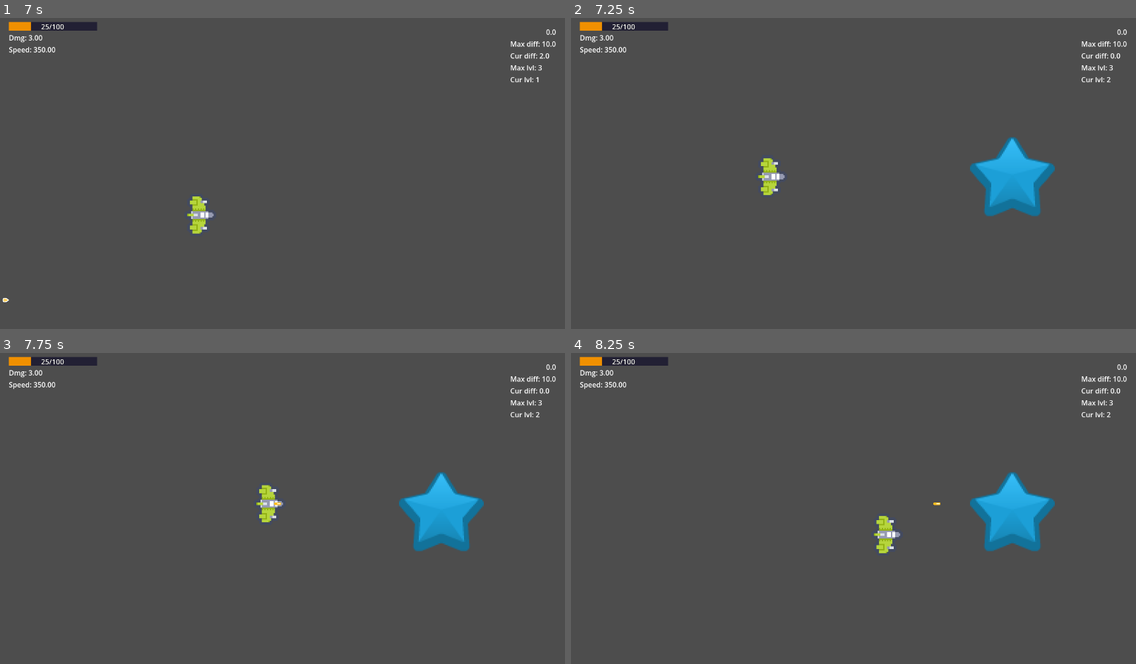
Above: before the commit, frames 1-4 (two rows, left to right).
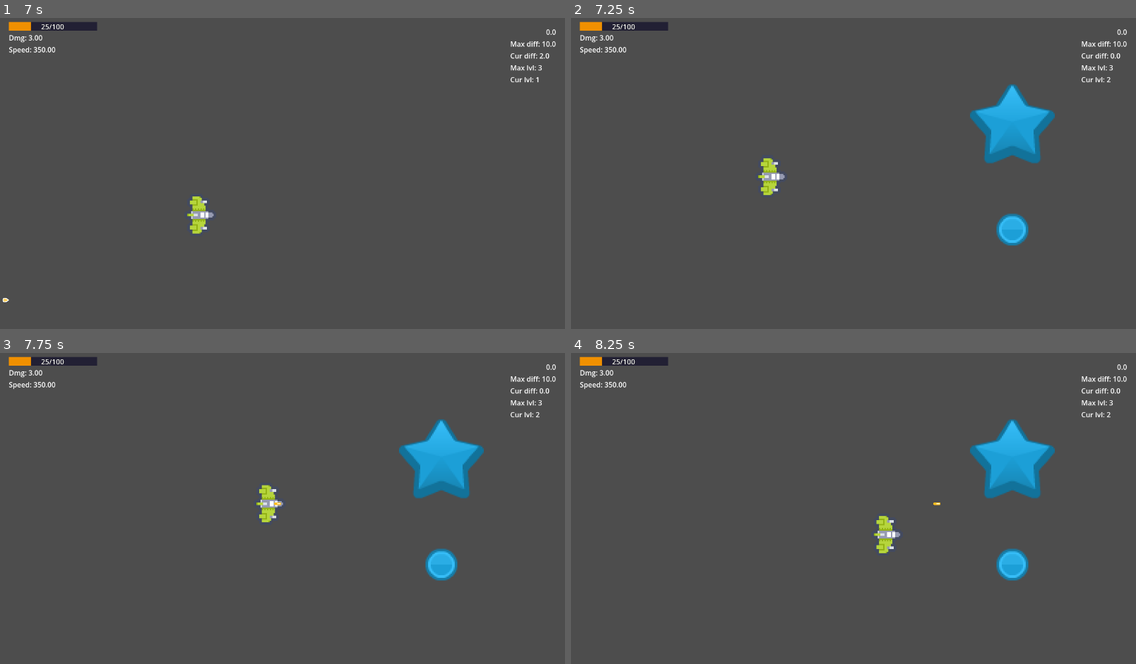
Above: after the commit, the same moments.

Repository: WilsonRyan/AstralCombat.exe
Game: Godot game, scene res://Scenes/Menus/MainMenu/MainMenu.tscn
The game is run twice, just before and just after one commit, with the same random seed, the same clock (stepped at 60 frames per second) and the same inputs.
Inputs:
- Up to frame 1 (7 s): tap Enter (enter) at 0.5, 0.6, 2.1, 3.6, 5.1, 6.6 s; hold D (ship-right) 0.53-1.28 s; hold S (ship-down) 1.28-2.03 s; tap J (ship-shoot) every 1.5 s from 1.35 to 5.85 s; hold D (ship-right) 2.03-2.78 s; hold W (ship-up) 2.78-3.53 s; hold A (ship-left) 3.53-5.03 s; hold S (ship-down) 5.03-5.78 s; hold D (ship-right) 5.78-6.53 s; hold W (ship-up) from 6.53 s (still down)
- Up to frame 2 (7.25 s): keep holding W (ship-up)
- Up to frame 3 (7.75 s): release W (ship-up) at 7.28 s; hold D (ship-right) from 7.28 s (still down); tap J (ship-shoot) at 7.35 s
- Up to frame 4 (8.25 s): release D (ship-right) at 8.03 s; hold S (ship-down) from 8.03 s (still down); tap Enter (enter) at 8.1 s

Frame 1 is identical in both runs. In frame 2, 4.6% of the frame differs, in the area x 70-86%, y 21-74%; in frame 3, 4.6%; in frame 4, 4.6%.

Commit message:
Wave end spawns X number of distinct upgrades to pick from and all dequeue when the player selects one of them.

Diff:
--- a/Globals/SignalHub.gd
+++ b/Globals/SignalHub.gd
@@ -4,7 +4,7 @@
 
 signal on_create_player_bullet(pos: Vector2, speed_multi: float, dmg: float, bullet_type: PlayerBulletBase.BulletType)
 signal on_create_enemy_bullet(pos: Vector2, dir: Vector2, speed_multi: float, bullet_type: EnemyBulletBase.BulletType, dmg: float)
-signal on_create_level_complete_upgrade(pos: Vector2)
+signal on_create_level_complete_upgrades(amt: int)
 signal on_player_selects_upgrade(upgrade_type: Upgrade.UpgradeType, amt: float)
 signal on_player_hit(dmg: float)
 signal on_player_die()
@@ -20,8 +20,8 @@
 func emit_on_create_enemy_bullet(pos: Vector2, dir: Vector2, speed_multi: float, bullet_type: EnemyBulletBase.BulletType, dmg: float) -> void:
 	on_create_enemy_bullet.emit(pos, dir, speed_multi, bullet_type, dmg)
 
-func emit_on_create_level_complete_upgrade(pos: Vector2) -> void:
-	on_create_level_complete_upgrade.emit(pos)
+func emit_on_create_level_complete_upgrades(amt: int) -> void:
+	on_create_level_complete_upgrades.emit(amt)
 
 func emit_on_player_selects_upgrade(upgrade_type: Upgrade.UpgradeType, amt: float) -> void:
 	on_player_selects_upgrade.emit(upgrade_type, amt)
--- a/Scenes/Game/Game.gd
+++ b/Scenes/Game/Game.gd
@@ -11,11 +11,13 @@
 var current_level: int = 1
 var level_length: float = 3.0
 var level_complete: bool = false
+var level_complete_upgrade_amt: int = 2
 
 # Called when the node enters the scene tree for the first time.
 func _ready() -> void:
 	SignalHub.on_player_die.connect(on_player_die)
 	SignalHub.on_start_next_level.connect(on_start_next_level)
+	SignalHub.on_enemy_dequeue.connect(on_enemy_dequeue)
 	hud.health_bar.setup(player)
 	start_level_timer()
 
@@ -27,14 +29,7 @@
 	hud.set_level(max_level, current_level)
 	hud.set_player_dmg(player.prim_bullet_dmg)
 	hud.set_mov_speed(player.speed)
-	if level_complete == true and wave_manager.current_wave_diff == 0:
-		if current_level == max_level:
-			print("YOU WIN THE RUN!")
-			GameManager.load_main_menu()
-		else:
-			SignalHub.emit_on_create_level_complete_upgrade(Vector2(1000,360))
-			level_complete = false
-			current_level += 1
+
 
 func _unhandled_input(_event: InputEvent) -> void:
 	if Input.is_action_just_pressed("escape") == true:
@@ -46,6 +41,16 @@
 	level_timer.start()
 	level_timer.one_shot = true
 
+
+func on_enemy_dequeue(_eny_diff: float) -> void:
+	if level_complete == true and wave_manager.current_wave_diff <= 0:
+		if current_level == max_level:
+			print("YOU WIN THE RUN!")
+			GameManager.load_main_menu()
+		else:
+			SignalHub.emit_on_create_level_complete_upgrades(level_complete_upgrade_amt)
+			level_complete = false
+			current_level += 1
 
 func on_player_die() -> void:
 	GameManager.load_main_menu()
--- a/Scenes/ObjectMaker/ObjectMaker.gd
+++ b/Scenes/ObjectMaker/ObjectMaker.gd
@@ -10,7 +10,7 @@
 func _enter_tree() -> void:
 	SignalHub.on_create_player_bullet.connect(on_create_player_bullet)
 	SignalHub.on_create_enemy_bullet.connect(on_create_enemy_bullet)
-	SignalHub.on_create_level_complete_upgrade.connect(on_create_level_complete_upgrade)
+	SignalHub.on_create_level_complete_upgrades.connect(on_create_level_complete_upgrades)
 
 
 func add_bullet(obj: Node, pos: Vector2) -> void:
@@ -23,7 +23,23 @@
 	obj.global_position = pos
 
 
-func on_create_level_complete_upgrade(pos: Vector2) -> void:
+func on_create_level_complete_upgrades(amt: int) -> void:
+	var viewport_y = get_viewport_rect().size.y
+	var y_inter = viewport_y / (amt+1)
+	var selected_upgrades: Array = Upgrade.UpgradeType.values()
+	selected_upgrades.shuffle()
+	if amt > selected_upgrades.size():
+		amt = selected_upgrades.size()
+		push_error("ERROR: Too many upgrades to show.")
+	for i in range(0,amt):
+		var scene: Upgrade
+		scene = UPGRADE.instantiate()
+		scene.setup(selected_upgrades[i])
+		if scene:
+			call_deferred("add_upgrade", scene, Vector2(1000, (y_inter * (i+1) ) ))
+
+
+func create_level_complete_upgrade(pos: Vector2) -> void:
 	var scene: Upgrade
 	scene = UPGRADE.instantiate()
 	if scene:
--- a/Scenes/Upgrades/Upgrade.gd
+++ b/Scenes/Upgrades/Upgrade.gd
@@ -12,14 +12,17 @@
 var mov_speed_upgrade_amt = 100.0
 
 var _upgrade_amt = 0.0
+var _upgrade_type: UpgradeType
+@export var upgrade_array: Array[Upgrade.UpgradeType]
 
 @onready var sprite_2d: Sprite2D = $sprite_2d
 
-var _upgrade_type: UpgradeType
+
 
 
 # Called when the node enters the scene tree for the first time.
 func _ready() -> void:
+	add_to_group("level_upgrades")
 	match _upgrade_type:
 		Upgrade.UpgradeType.health:
 			sprite_2d.texture = BAR_ROUND_GLOSS_LARGE_SQUARE
@@ -35,6 +38,9 @@
 func _process(_delta: float) -> void:
 	pass
 
+
+func setup(type: UpgradeType) -> void:
+	_upgrade_type = type
 
 func get_rand_upgrade() -> void:
 	_upgrade_type = UpgradeType.values().pick_random()
@@ -52,4 +58,4 @@
 		print(endLevelStr)
 		SignalHub.emit_on_player_selects_upgrade(_upgrade_type, _upgrade_amt)
 		SignalHub.emit_on_start_next_level()
-		turn_on(false)
+		get_tree().call_group("level_upgrades", "queue_free")
Not shown, changed: devLog.md
